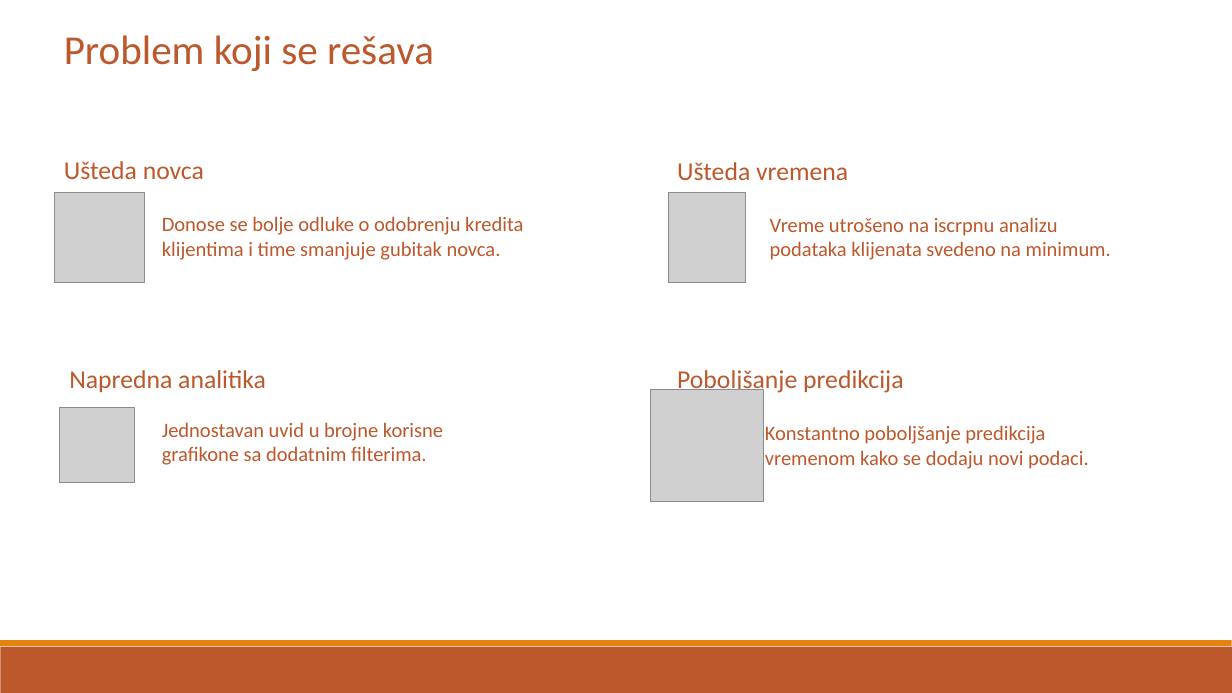
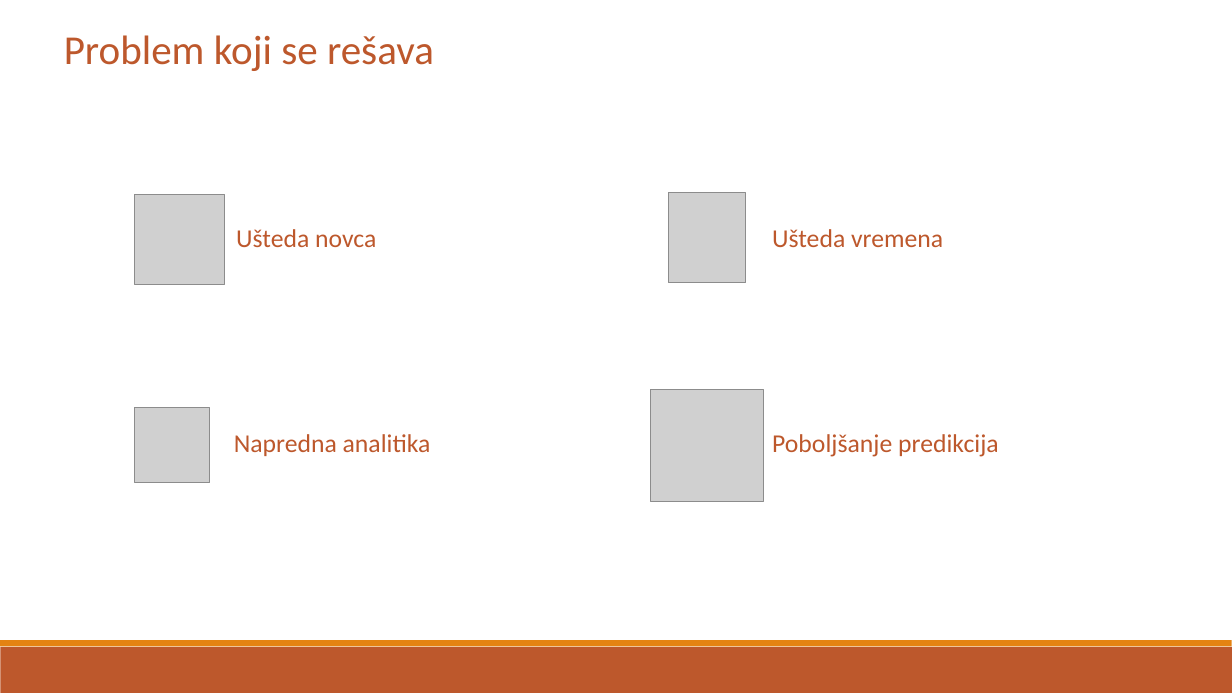
Before and after one commit to Toma1997/Credit-Risk-Prediction-in-Distribution-Network, a slide deck: slide 2 of docs/Prezentacija diplomskog rada.pptx. Drawn at 1232x693 pixels with LibreOffice and Linux fonts; fonts in the diff are those of the drawing; grey boxes stand for pictures. Boxes give left, top, right and bottom in pixels: in the first picture for what was removed or moved away, otherwise in the second. Text is boxed around its words. In the diff, an @@ line names an element or a change of style, - is before the commit and + after.

```diff
--- a/docs/Prezentacija diplomskog rada.pptx
+++ b/docs/Prezentacija diplomskog rada.pptx
@@ picture: place and size @@
-picture at [55, 193, 144, 283]
+picture at [135, 194, 225, 284]
@@ text removed at [162, 216, 523, 260] @@
-Donose se bolje odluke o odobrenju kredita klijentima i time smanjuje gubitak novca.
@@ text "Ušteda novca": place and size @@
-text "Ušteda novca" at [64, 161, 204, 179]
+text "Ušteda novca" at [236, 229, 376, 247]
@@ text "Ušteda vremena": place and size @@
-text "Ušteda vremena" at [677, 162, 848, 180]
+text "Ušteda vremena" at [772, 229, 943, 247]
@@ text removed at [770, 217, 1111, 260] @@
-Vreme utrošeno na iscrpnu analizu podataka klijenata svedeno na minimum.
@@ picture: place and size @@
-picture at [60, 408, 135, 482]
+picture at [135, 408, 210, 482]
@@ text removed at [162, 422, 443, 465] @@
-Jednostavan uvid u brojne korisne grafikone sa dodatnim filterima.
@@ text "Napredna analitika": place and size @@
-text "Napredna analitika" at [69, 370, 266, 392]
+text "Napredna analitika" at [234, 434, 431, 456]
@@ text "Poboljšanje predikcija": place and size @@
-text "Poboljšanje predikcija" at [677, 370, 904, 394]
+text "Poboljšanje predikcija" at [772, 434, 999, 457]
@@ text removed at [765, 425, 1089, 469] @@
-Konstantno poboljšanje predikcija vremenom kako se dodaju novi podaci.
```
Also in this commit, not shown: 2 other slides changed.
